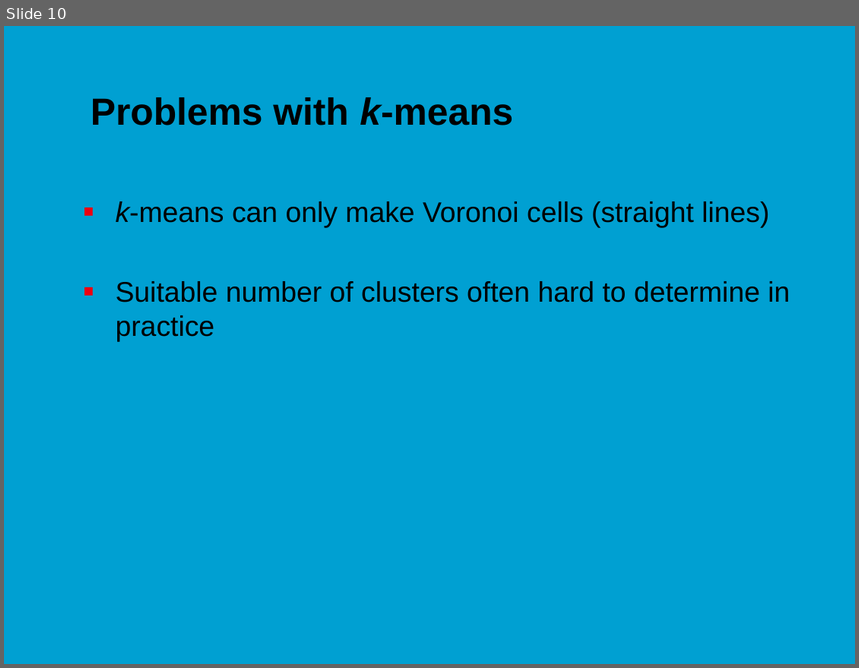
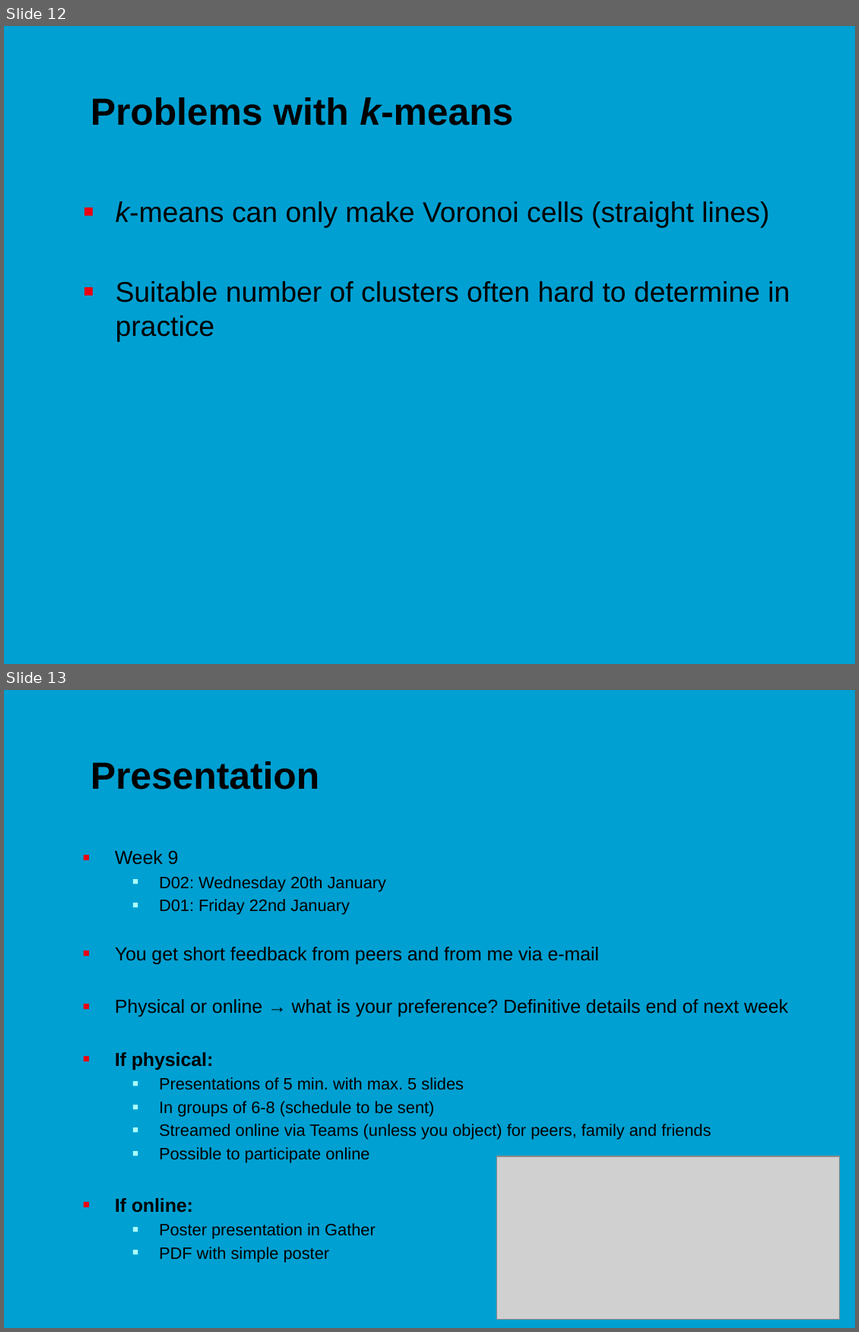
Before and after one commit to jonasmoons/data-driven-learning, a slide deck: slides/Week 7 - unsupervised learning.pptx. Shown one above the other, each under a label of ours: slide 10 before the commit, slides 12 and 13 after it. The pictures are 859x668 and 859x1332 pixels, drawn with LibreOffice and Linux fonts; fonts in the diff are those of the drawing; grey boxes stand for pictures; background and template pictures are left out. Boxes give left, top, right and bottom in pixels: in the first picture for what was removed or moved away, otherwise in the second. Text is boxed around its words. In the diff, an @@ line names an element or a change of style, - is before the commit and + after.

```diff
--- a/slides/Week 7 - unsupervised learning.pptx
+++ b/slides/Week 7 - unsupervised learning.pptx
@@ slide 13 added at (4, 690, 855, 1328), background picture (left out) @@
@@ title added at (91, 761, 319, 790), 32 pt, text #000000, bold @@
+Presentation
@@ text added at (115, 850, 788, 1262), 14 pt, text #000000 @@
+■ Week 9
+  ■ D02: Wednesday 20th January
+  ■ D01: Friday 22nd January
+■ You get short feedback from peers and from me via e-mail
+■ Physical or online → what is your preference? Definitive details end of next week
+■ If physical:
+  ■ Presentations of 5 min. with max. 5 slides
+  ■ In groups of 6-8 (schedule to be sent)
+  ■ Streamed online via Teams (unless you object) for peers, family and friends
+  ■ Possible to participate online
+■ If online:
+  ■ Poster presentation in Gather
+  ■ PDF with simple poster
@@ picture added at (496, 1157, 840, 1320) @@
@@ what was slide 10 is now slide 12 @@
```
Also in this commit, not shown: 1 slide changed, 4 other slides added, 4 slides removed, 3 other files.
